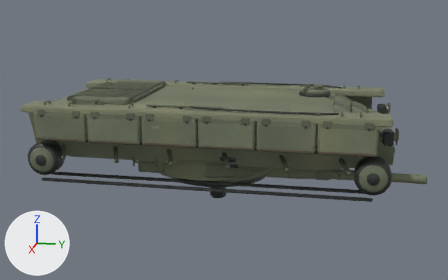
The glTF model src/assets/tank/rubezh-high.glb: old version first, new version second.
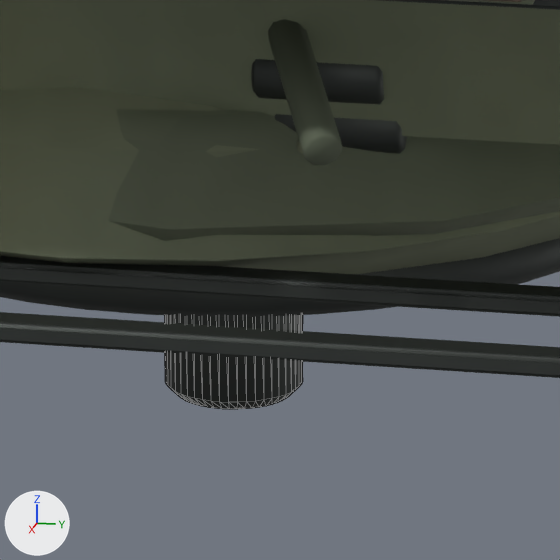
The first picture shows the older version from a 50 mm camera at (12.11, 2.55, 3.62) aimed at (0.02, 0.13, 0.6). The close-ups show the older and then the newer version on the part from 43% to 57% of the width and 54% to 77% of the height of that picture. Only the edits that show in the close-ups are written down. The axes (+X, +Y, +Z) are drawn at lower left. The lights are the same throughout. The close-ups show mesh edges as thin lines.

Script lines for the objects in view, before the commit:
```python
me_hd_hull = bpy.data.meshes.new('HD_hull')
me_hd_hull.from_pydata(...)  # 13829 vertices, 26329 faces; spans x -1.82..1.82, y -3.49..3.46, z 0.4..1.59
me_hd_hull.materials.append(mat_rubezh___matte_armour_paint___steel___rubber___optics)
me_hd_mg_mount = bpy.data.meshes.new('HD_mg_mount')
me_hd_mg_mount.from_pydata(...)  # 480 vertices, 944 faces; spans x -0.2..0.2, y -0.2..0.232, z -0.615..0.134
me_hd_mg_mount.materials.append(mat_rubezh___matte_armour_paint___steel___rubber___optics)
me_hd_turret = bpy.data.meshes.new('HD_turret')
me_hd_turret.from_pydata(...)  # 5832 vertices, 11288 faces; spans x -1.36..1.36, y -1.43..1.21, z -0.09..1.53
me_hd_turret.materials.append(mat_rubezh___matte_armour_paint___steel___rubber___optics)
ob_hd_hull = bpy.data.objects.new('HD_hull', me_hd_hull)
ob_hd_hull.location = (0.0, 0.0, 0.0)
ob_hd_mg_mount = bpy.data.objects.new('HD_mg_mount', me_hd_mg_mount)
ob_hd_mg_mount.location = (0.0, 0.0, 0.0)
ob_hd_turret = bpy.data.objects.new('HD_turret', me_hd_turret)
ob_hd_turret.location = (0.0, 0.0, 0.0)
# also in view: 'HD_belt' at (0.0, 0.0, 0.48)
```
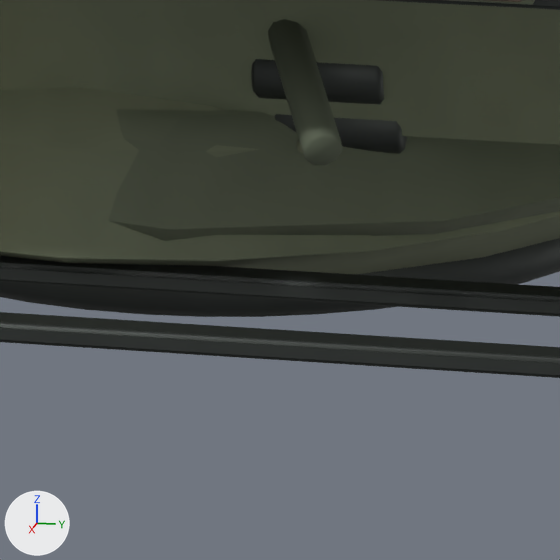
The change in detail:
Object 'HD_mg_mount' (ob_hd_mg_mount) is deleted.

Pixel boxes [x1, y1, x2, y2] of what changed, in the close-ups (560 x 560 px):
'HD_mg_mount', deleted: before [165, 315, 303, 409]
